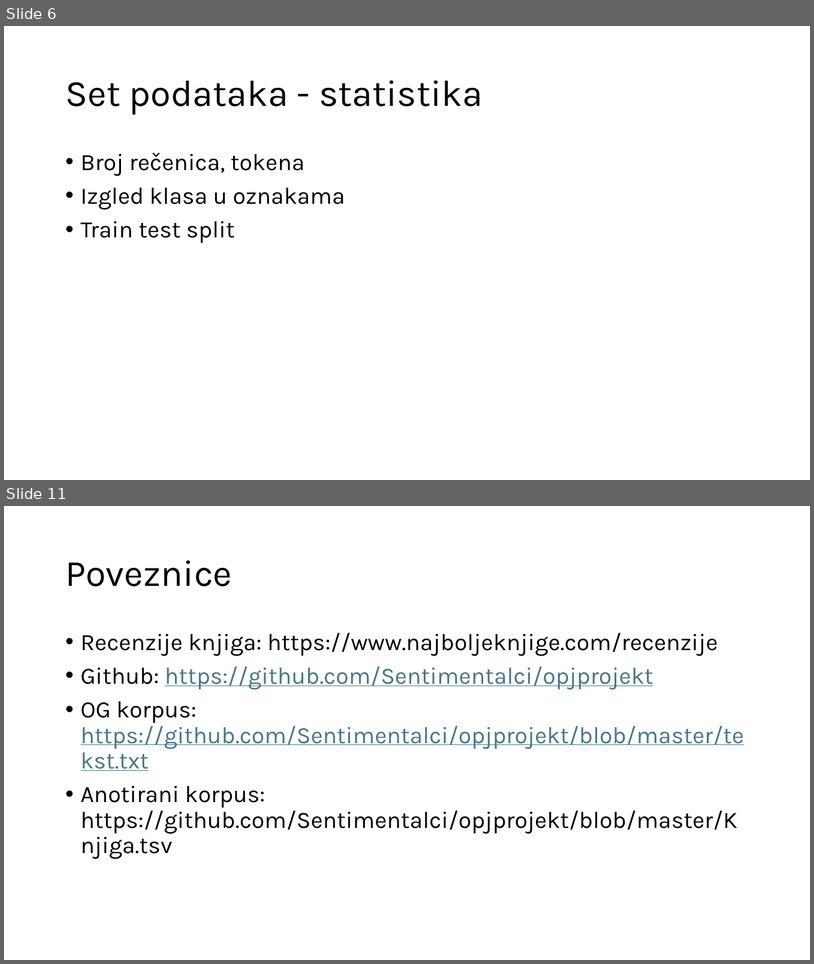
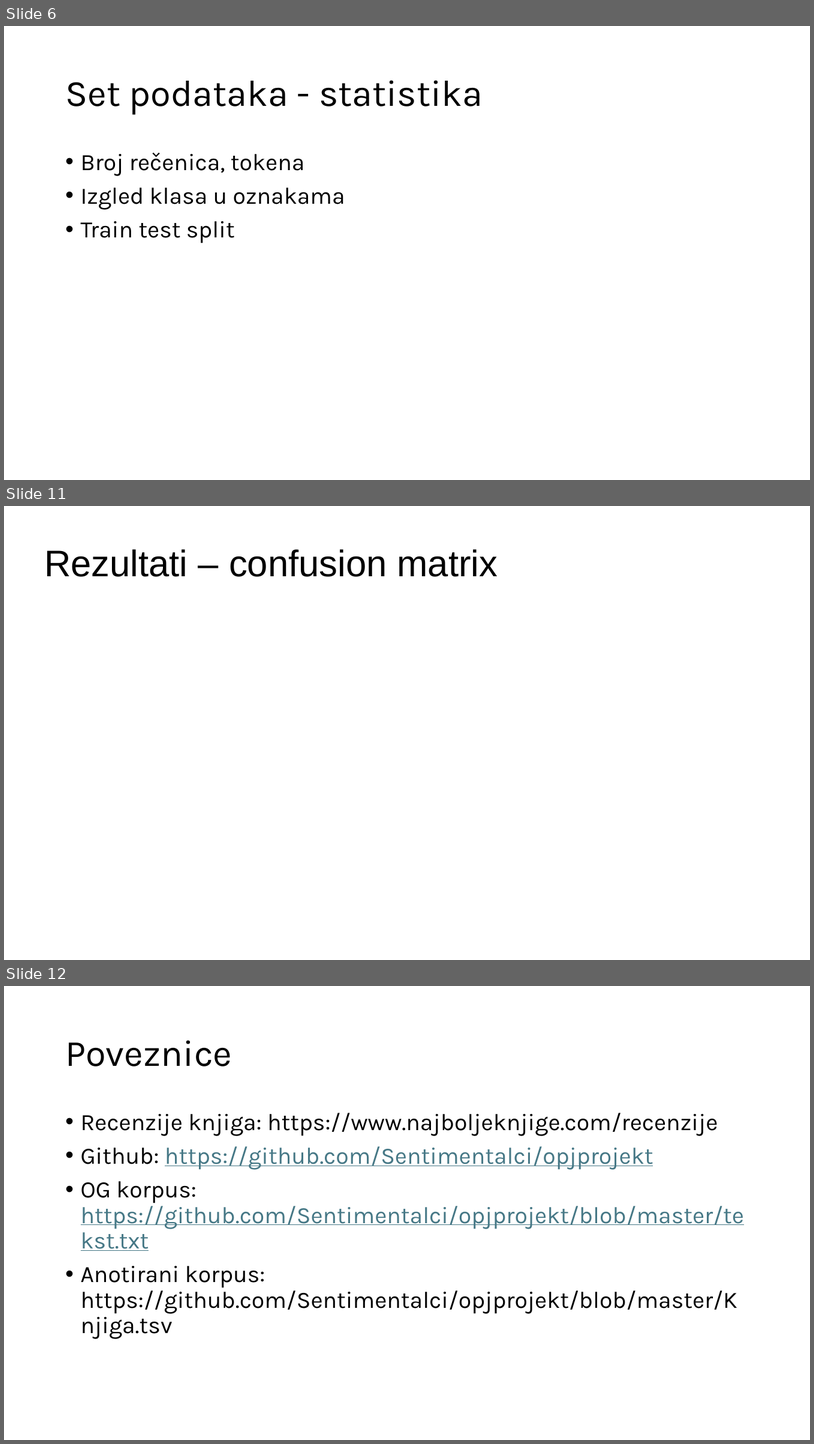
Before and after one commit to Sentimentalci/opjprojekt, a slide deck: SENTIMENTalci.pptx. Shown one above the other, each under a label of ours: slides 6 and 11 before the commit, slides 6, 11 and 12 after it; the slides between them are not shown. The pictures are 814x964 and 814x1444 pixels, drawn with LibreOffice and Linux fonts; fonts in the diff are those of the drawing. Boxes give left, top, right and bottom in pixels: in the first picture for what was removed or moved away, otherwise in the second. Text is boxed around its words. In the diff, an @@ line names an element or a change of style, - is before the commit and + after.

Commit message:
dodani rezultati modela u prezentaciju

```diff
--- a/SENTIMENTalci.pptx
+++ b/SENTIMENTalci.pptx
@@ slide 11 added at box(4, 506, 810, 960), background #FFFFFF @@
@@ title added at box(44, 549, 498, 577), 44 pt, text #000000 @@
+Rezultati – confusion matrix
@@ what was slide 11 is now slide 12 @@
```
Also in this commit, not shown: 1 slide changed, 1 other slide added, 1 slide removed, 1 other file.
